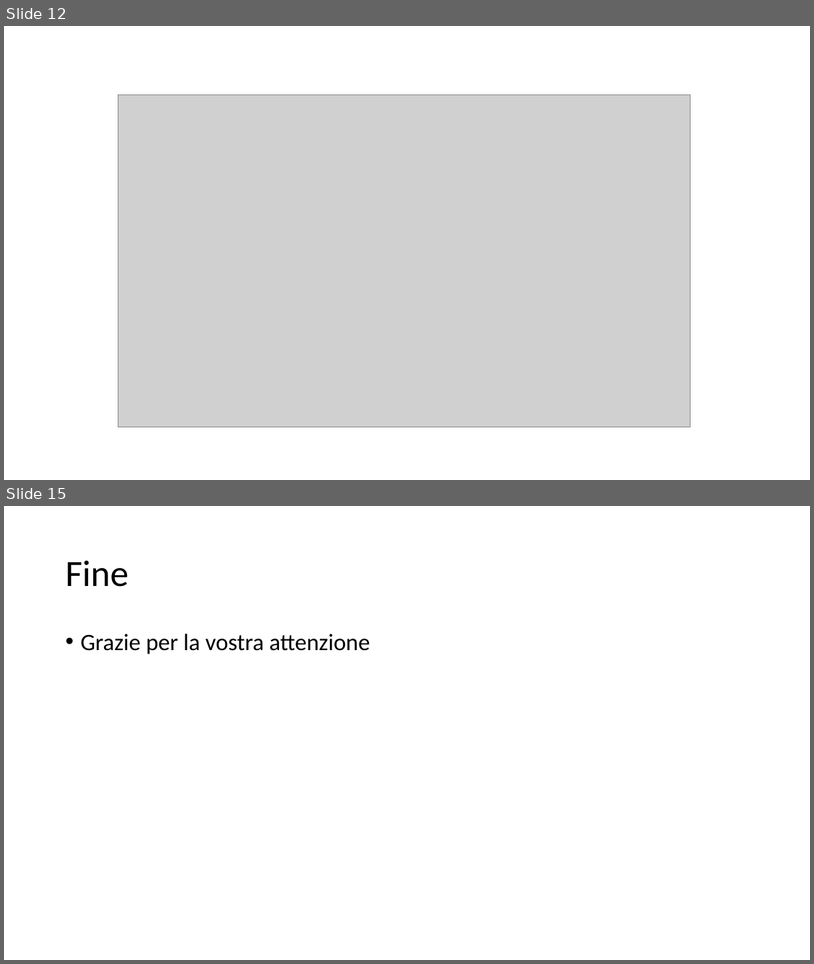
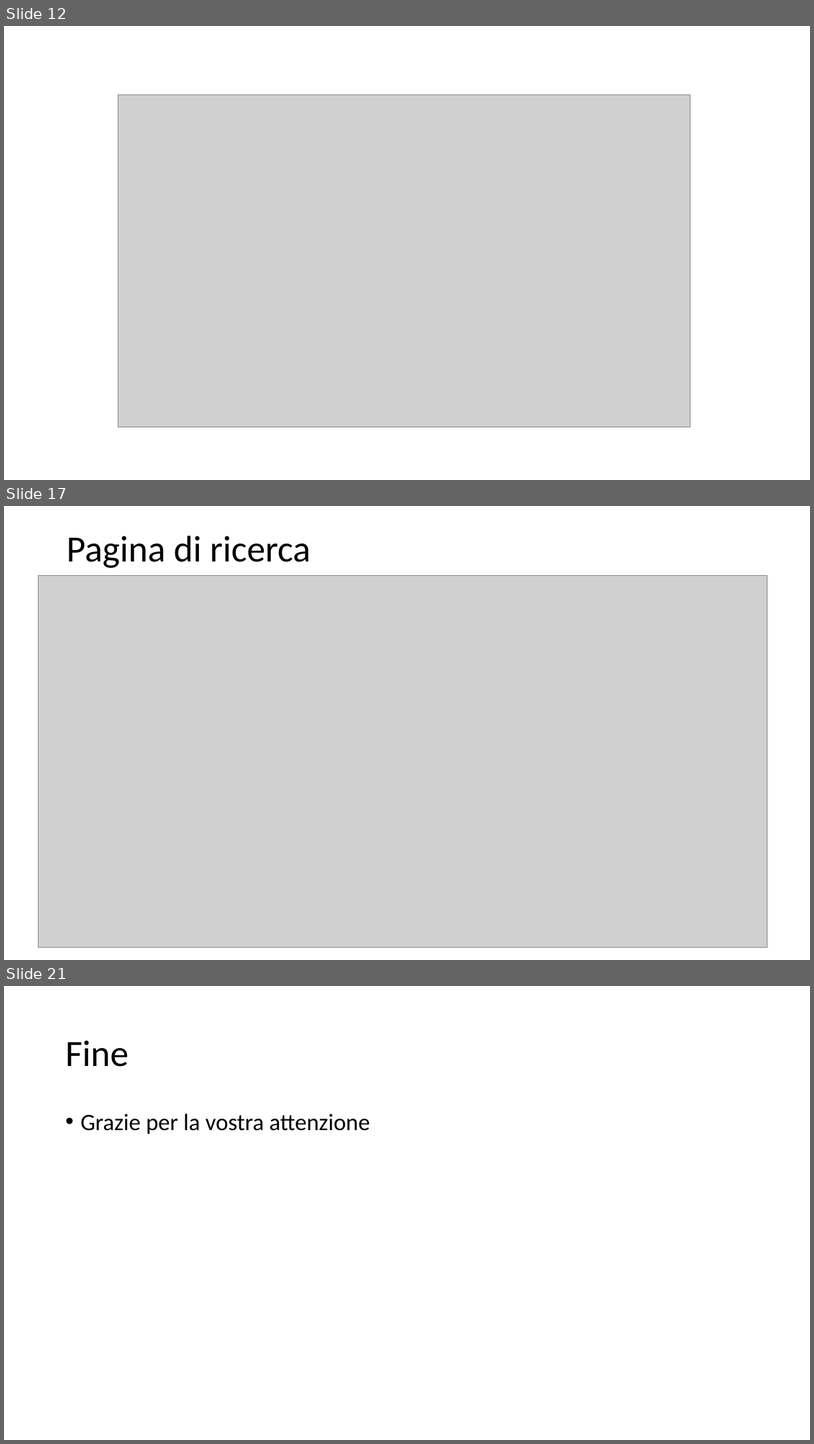
Before and after one commit to bryanbeffa/Knowledge-Base, a slide deck: Presentation/Knowledge Base.pptx. Shown one above the other, each under a label of ours: slides 12 and 15 before the commit, slides 12, 17 and 21 after it; the slides between them are not shown. The pictures are 814x964 and 814x1444 pixels, drawn with LibreOffice and Linux fonts; fonts in the diff are those of the drawing; grey boxes stand for pictures. Boxes give left, top, right and bottom in pixels: in the first picture for what was removed or moved away, otherwise in the second. Text is boxed around its words. In the diff, an @@ line names an element or a change of style, - is before the commit and + after.

```diff
--- a/Presentation/Knowledge Base.pptx
+++ b/Presentation/Knowledge Base.pptx
@@ slide 17 added at [4, 506, 810, 960], background #FFFFFF @@
@@ title added at [67, 536, 311, 568], 44 pt, text #000000 @@
+Pagina di ricerca
@@ picture added at [38, 576, 767, 947] @@
@@ what was slide 15 is now slide 21 @@
```
Also in this commit, not shown: 1 slide changed, 6 other slides added, 1 slide removed.
